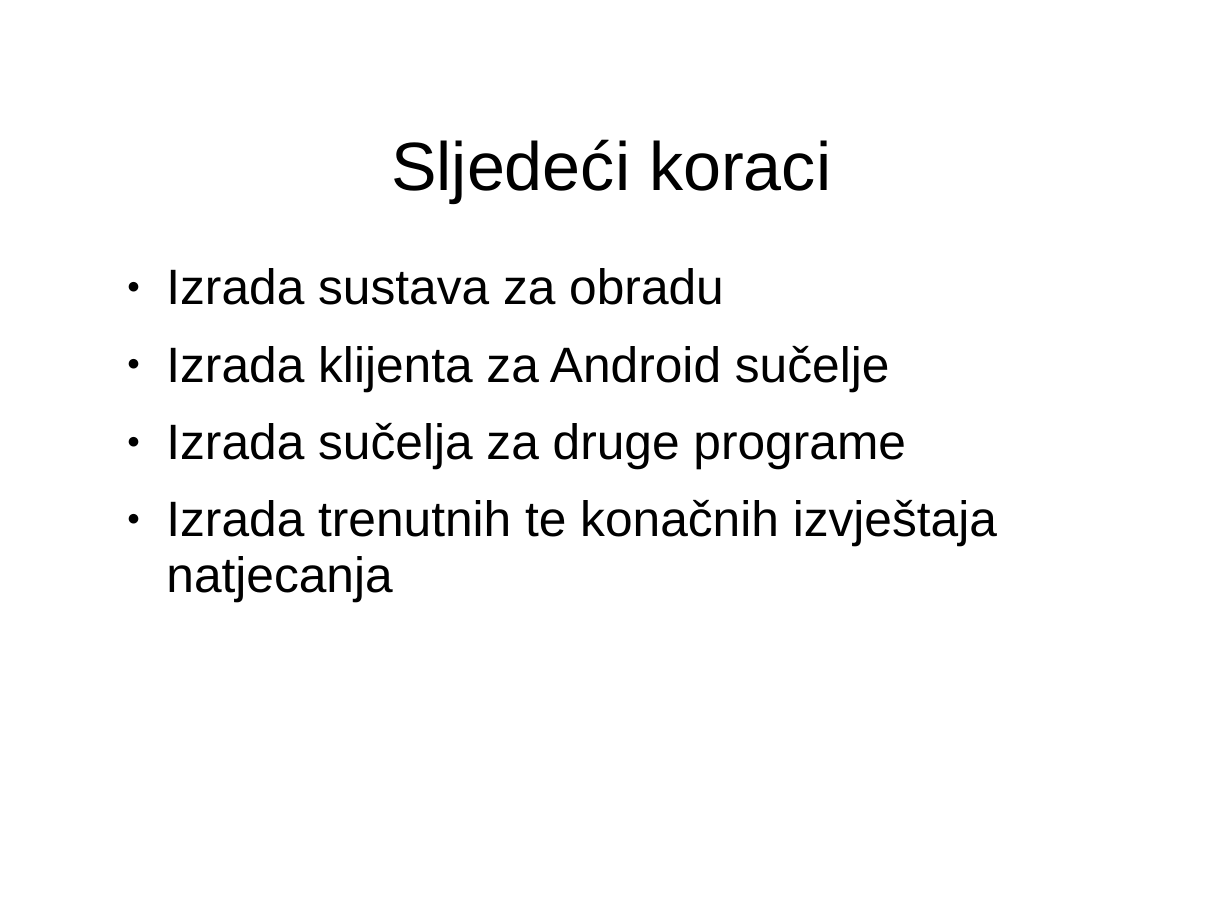
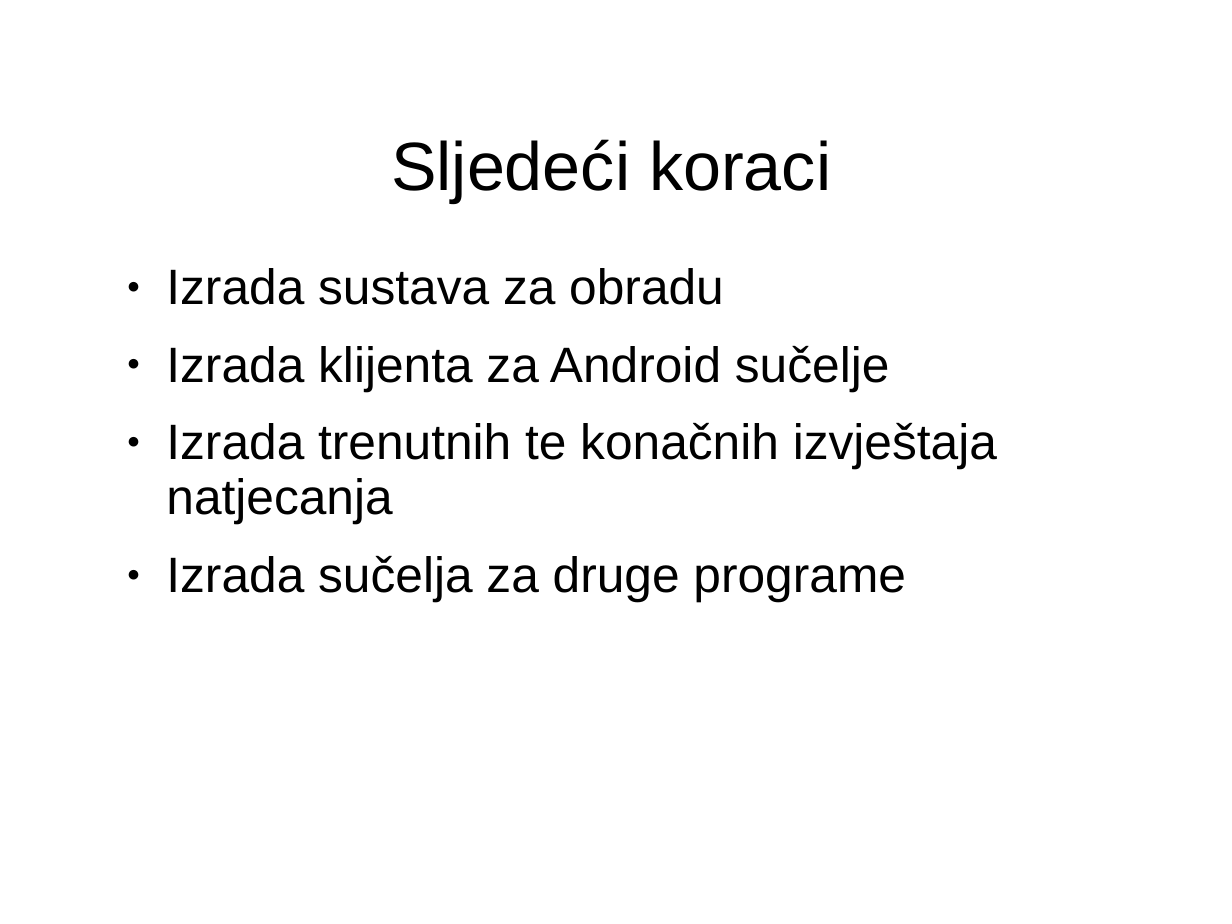
Before and after one commit to vidra74/Futura, a slide deck: slide 7 of Futura_StartUp.odp. Drawn at 1232x924 pixels with LibreOffice and Linux fonts; fonts in the diff are those of the drawing; background and template pictures are left out. Boxes give left, top, right and bottom in pixels: in the first picture for what was removed or moved away, otherwise in the second. Text is boxed around its words. In the diff, an @@ line names an element or a change of style, - is before the commit and + after.

```diff
--- a/Futura_StartUp.odp
+++ b/Futura_StartUp.odp
@@ text at (166,422,997,524): paragraph added @@
+● Izrada trenutnih te konačnih izvještaja natjecanja
@@ text at (166,499,997,601): paragraph removed @@
-● Izrada trenutnih te konačnih izvještaja natjecanja
```
Also in this commit, not shown: 1 other slide changed, 2 other files.
